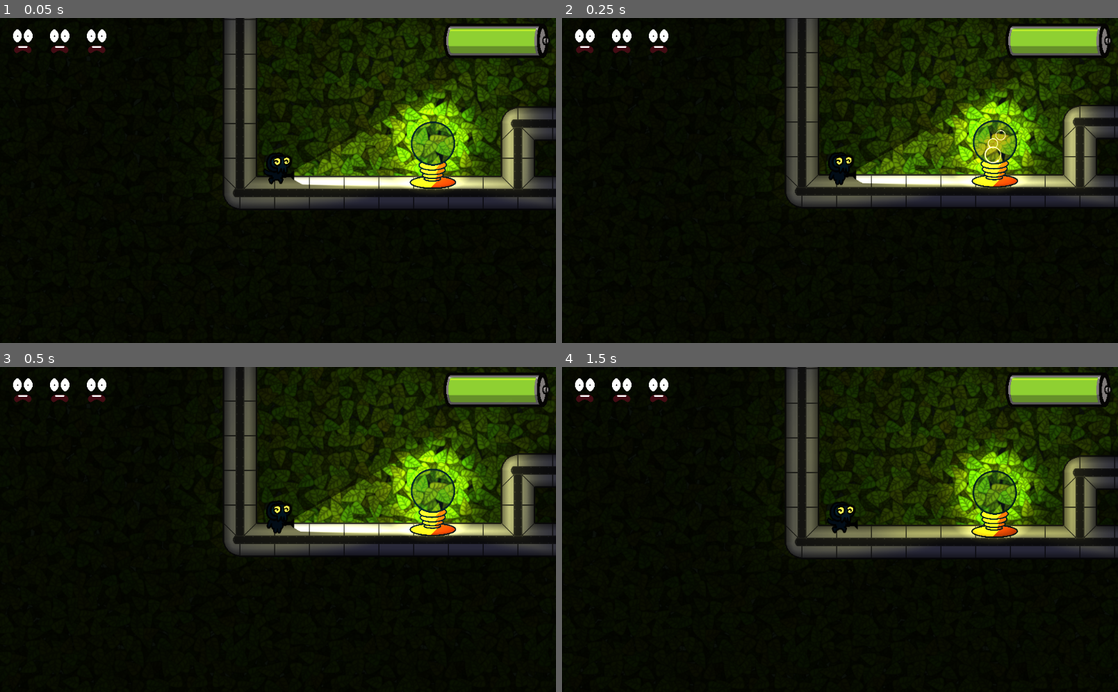
Above: before the commit, frames 1-4 (two rows, left to right).
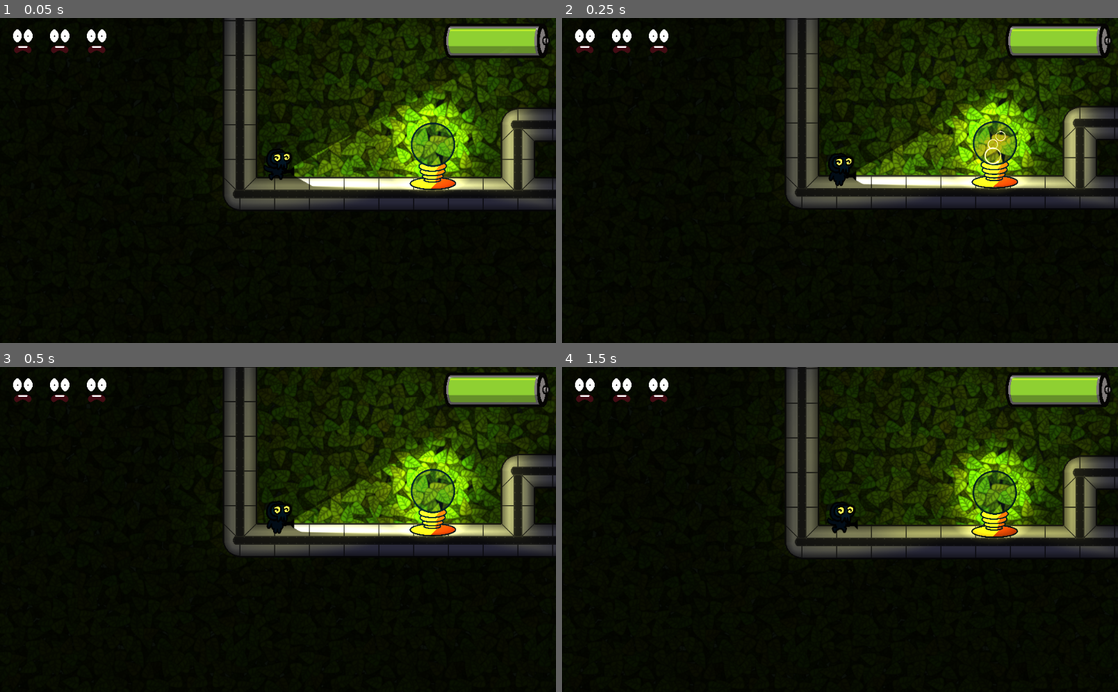
Above: after the commit, the same moments.

Repository: TeamKebab/GodotWildJam38
Game: Godot game, scene res://levels/game_levels/level_01.tscn
Same seed, same stepped clock (60 frames per second), same inputs: the game is played once before the commit and once after it. Sound files missing from this copy of the repository are replaced by a short silence.
Inputs (mouse positions are in pixels of both pictures, inside the frame that each line leads up to):
- Up to frame 1 (0.05 s): no input
- Up to frame 2 (0.25 s): no input
- Up to frame 3 (0.5 s): no input
- Up to frame 4 (1.5 s): tap Enter at 0.5 s; move the mouse to (962, 513) at 0.52 s; hold Right (ui_right) from 0.53 s (still down); tap R at 0.6, 1.35 s; click (962, 513) at 0.67 s; tap Up (ui_up) at 0.77 s; move the mouse to (728, 545) at 1.27 s

The runs differ from the first frame. In frame 1, 3.9% of the frame differs, in the area x 40-100%, y 0-59%; in frame 2, 2.9%; in frame 3, 0.9%; in frame 4, nothing differs.

Commit message:
game over screen

Diff:
--- a/src/game/game.gd
+++ b/src/game/game.gd
@@ -1,7 +1,6 @@
 extends Node
 
 signal player_lives_changed(lives)
-signal player_dead()
 
 signal battery_changed(battery)
 signal battery_out()
@@ -9,6 +8,7 @@
 enum Scene {
 	Level_01,
 	Level_02,
+	GameOver,
 }
 
 var player_lives: int setget _set_player_lives
@@ -17,10 +17,6 @@
 		return
 	player_lives = value
 	emit_signal("player_lives_changed", player_lives)
-
-	if player_lives <= 0:
-		emit_signal("player_dead")
-		restart()
 
 var max_player_lives: int = 3
 
@@ -42,6 +38,7 @@
 	scene_loader.scenes = {
 		Scene.Level_01 : "res://levels/game_levels/level_01.tscn",
 		Scene.Level_02 : "res://levels/game_levels/level_02.tscn",
+		Scene.GameOver: "res://levels/game_over/game_over.tscn"
 	}
 
 
@@ -65,5 +62,9 @@
 	go_to(Scene.Level_01)
 
 
+func game_over() -> void:
+	go_to(Scene.GameOver)
+
+
 func go_to(scene_id: int, startup_data = null) -> void:
 	scene_loader.load_scene(scene_id, startup_data)
--- /dev/null
+++ b/src/levels/game_over/game_over.gd
@@ -0,0 +1,4 @@
+extends Node2D
+
+func restart():
+	Game.restart()
--- /dev/null
+++ b/src/levels/game_over/game_over.tscn
@@ -0,0 +1,96 @@
+[gd_scene load_steps=8 format=2]
+
+[ext_resource path="res://levels/background/background.tscn" type="PackedScene" id=1]
+[ext_resource path="res://levels/game_over/eye_light.png" type="Texture" id=2]
+[ext_resource path="res://levels/game_over/eye.png" type="Texture" id=3]
+[ext_resource path="res://levels/game_over/eye_light2.png" type="Texture" id=4]
+[ext_resource path="res://levels/game_over/game_over.wav" type="AudioStream" id=5]
+[ext_resource path="res://levels/game_over/game_over.gd" type="Script" id=6]
+
+[sub_resource type="Animation" id=1]
+resource_name = "gameover"
+length = 3.6
+tracks/0/type = "bezier"
+tracks/0/path = NodePath("Eyes/SmallLight:energy")
+tracks/0/interp = 1
+tracks/0/loop_wrap = true
+tracks/0/imported = false
+tracks/0/enabled = true
+tracks/0/keys = {
+"points": PoolRealArray( 0, -0.25, 0, 0.25, 0, 1.39268, -0.179731, -0.488294, 0.228859, 2.24613, 1, -0.396237, 0.768289, 0.25, 0 ),
+"times": PoolRealArray( 0, 2.2, 3 )
+}
+tracks/1/type = "bezier"
+tracks/1/path = NodePath("Eyes/BigLight:energy")
+tracks/1/interp = 1
+tracks/1/loop_wrap = true
+tracks/1/imported = false
+tracks/1/enabled = true
+tracks/1/keys = {
+"points": PoolRealArray( 0, -0.25, 0, 0.25, 0, 1.71046, -0.232866, -0.203823, 0.23142, 0.852823, 1, -0.25, 0, 0.25, 0 ),
+"times": PoolRealArray( 0, 2.4, 3 )
+}
+tracks/2/type = "audio"
+tracks/2/path = NodePath("AudioStreamPlayer")
+tracks/2/interp = 1
+tracks/2/loop_wrap = true
+tracks/2/imported = false
+tracks/2/enabled = true
+tracks/2/keys = {
+"clips": [ {
+"end_offset": 0.0,
+"start_offset": 0.0,
+"stream": ExtResource( 5 )
+} ],
+"times": PoolRealArray( 0 )
+}
+tracks/3/type = "method"
+tracks/3/path = NodePath(".")
+tracks/3/interp = 1
+tracks/3/loop_wrap = true
+tracks/3/imported = false
+tracks/3/enabled = true
+tracks/3/keys = {
+"times": PoolRealArray( 3.6 ),
+"transitions": PoolRealArray( 1 ),
+"values": [ {
+"args": [  ],
+"method": "restart"
+} ]
+}
+
+[node name="GameOver" type="Node2D"]
+script = ExtResource( 6 )
+
+[node name="Background" parent="." instance=ExtResource( 1 )]
+modulate = Color( 0.407843, 0.345098, 0.588235, 1 )
+position = Vector2( -50, -50 )
+
+[node name="Background2" parent="." instance=ExtResource( 1 )]
+modulate = Color( 0.666667, 0.627451, 0.784314, 1 )
+position = Vector2( -60, -55 )
+
+[node name="Background3" parent="." instance=ExtResource( 1 )]
+position = Vector2( -45, -40 )
+
+[node name="CanvasModulate" type="CanvasModulate" parent="."]
+color = Color( 0.12549, 0.12549, 0.2, 1 )
+
+[node name="Eyes" type="Sprite" parent="."]
+position = Vector2( 518.925, 317.293 )
+texture = ExtResource( 3 )
+
+[node name="BigLight" type="Light2D" parent="Eyes"]
+texture = ExtResource( 2 )
+color = Color( 0.47451, 0, 0, 1 )
+
+[node name="SmallLight" type="Light2D" parent="Eyes"]
+texture = ExtResource( 4 )
+color = Color( 0.47451, 0, 0, 1 )
+
+[node name="AnimationPlayer" type="AnimationPlayer" parent="."]
+autoplay = "gameover"
+anims/gameover = SubResource( 1 )
+
+[node name="AudioStreamPlayer" type="AudioStreamPlayer" parent="."]
+stream = ExtResource( 5 )
--- /dev/null
+++ b/src/player/animations/faint.tres
@@ -0,0 +1,79 @@
+[gd_resource type="Animation" load_steps=2 format=2]
+
+[ext_resource path="res://player/land.mp3" type="AudioStream" id=2]
+
+[resource]
+resource_name = "faint"
+length = 2.0
+tracks/0/type = "value"
+tracks/0/path = NodePath("Sprite:frame")
+tracks/0/interp = 1
+tracks/0/loop_wrap = true
+tracks/0/imported = false
+tracks/0/enabled = true
+tracks/0/keys = {
+"times": PoolRealArray( 0 ),
+"transitions": PoolRealArray( 1 ),
+"update": 1,
+"values": [ 7 ]
+}
+tracks/1/type = "value"
+tracks/1/path = NodePath("LeftEye:enabled")
+tracks/1/interp = 1
+tracks/1/loop_wrap = true
+tracks/1/imported = false
+tracks/1/enabled = true
+tracks/1/keys = {
+"times": PoolRealArray( 0 ),
+"transitions": PoolRealArray( 1 ),
+"update": 1,
+"values": [ false ]
+}
+tracks/2/type = "value"
+tracks/2/path = NodePath("RightEye:enabled")
+tracks/2/interp = 1
+tracks/2/loop_wrap = true
+tracks/2/imported = false
+tracks/2/enabled = true
+tracks/2/keys = {
+"times": PoolRealArray( 0 ),
+"transitions": PoolRealArray( 1 ),
+"update": 1,
+"values": [ false ]
+}
+tracks/3/type = "bezier"
+tracks/3/path = NodePath(".:rotation_degrees")
+tracks/3/interp = 1
+tracks/3/loop_wrap = true
+tracks/3/imported = false
+tracks/3/enabled = true
+tracks/3/keys = {
+"points": PoolRealArray( 0, -0.25, 0, 0.25, 0, 92, -0.0546537, -62.368, 0.0477718, 36.5431, 90, -0.0395383, -52.1769, 0.0538231, -64.6569 ),
+"times": PoolRealArray( 0, 0.6, 0.8 )
+}
+tracks/4/type = "value"
+tracks/4/path = NodePath("Sprite:flip_h")
+tracks/4/interp = 1
+tracks/4/loop_wrap = true
+tracks/4/imported = false
+tracks/4/enabled = true
+tracks/4/keys = {
+"times": PoolRealArray( 0 ),
+"transitions": PoolRealArray( 1 ),
+"update": 1,
+"values": [ true ]
+}
+tracks/5/type = "audio"
+tracks/5/path = NodePath("ScareSound")
+tracks/5/interp = 1
+tracks/5/loop_wrap = true
+tracks/5/imported = false
+tracks/5/enabled = true
+tracks/5/keys = {
+"clips": [ {
+"end_offset": 0.0,
+"start_offset": 0.0,
+"stream": ExtResource( 2 )
+} ],
+"times": PoolRealArray( 0.6 )
+}
--- a/src/player/animations/idle.tres
+++ b/src/player/animations/idle.tres
@@ -15,3 +15,39 @@
 "update": 1,
 "values": [ 0 ]
 }
+tracks/1/type = "value"
+tracks/1/path = NodePath(".:rotation_degrees")
+tracks/1/interp = 1
+tracks/1/loop_wrap = true
+tracks/1/imported = false
+tracks/1/enabled = true
+tracks/1/keys = {
+"times": PoolRealArray( 0 ),
+"transitions": PoolRealArray( 1 ),
+"update": 0,
+"values": [ 0.0 ]
+}
+tracks/2/type = "value"
+tracks/2/path = NodePath("LeftEye:enabled")
+tracks/2/interp = 1
+tracks/2/loop_wrap = true
+tracks/2/imported = false
+tracks/2/enabled = true
+tracks/2/keys = {
+"times": PoolRealArray( 0 ),
+"transitions": PoolRealArray( 1 ),
+"update": 1,
+"values": [ true ]
+}
+tracks/3/type = "value"
+tracks/3/path = NodePath("RightEye:enabled")
+tracks/3/interp = 1
+tracks/3/loop_wrap = true
+tracks/3/imported = false
+tracks/3/enabled = true
+tracks/3/keys = {
+"times": PoolRealArray( 0 ),
+"transitions": PoolRealArray( 1 ),
+"update": 1,
+"values": [ true ]
+}
--- a/src/player/player.gd
+++ b/src/player/player.gd
@@ -10,6 +10,7 @@
 onready var animationTree = $AnimationTree
 onready var facing_direction_animation = animationTree.get("parameters/facing_direction/playback")
 onready var action_animation = animationTree.get("parameters/action/playback")
+onready var animation_player = $AnimationPlayer
 
 
 func _ready() -> void:
@@ -45,9 +46,11 @@
 
 	_set_invulnerable(true)
 
-	yield(get_tree().create_timer(invulnerability_time), "timeout")
-
-	_set_invulnerable(false)
+	if Game.player_lives > 0:
+		yield(get_tree().create_timer(invulnerability_time), "timeout")
+		_set_invulnerable(false)
+	else:
+		_faint()
 
 
 func pause() -> void:
@@ -59,5 +62,13 @@
 	set_physics_process(true)
 
 
+func _faint() -> void:
+	animationTree.active = false
+	animation_player.play("faint")
+	pause()
+	yield(animation_player, "animation_finished")
+	Game.game_over()
+
+
 func _set_invulnerable(value: bool) -> void:
 	damage_box.get_child(0).call_deferred("set_disabled", value)
--- a/src/player/player.tscn
+++ b/src/player/player.tscn
@@ -15,6 +15,7 @@
 [ext_resource path="res://player/animations/idle.tres" type="Animation" id=13]
 [ext_resource path="res://player/animations/player.tres" type="AnimationNodeBlendTree" id=14]
 [ext_resource path="res://objects/lamp/light.png" type="Texture" id=15]
+[ext_resource path="res://player/animations/faint.tres" type="Animation" id=16]
 
 [sub_resource type="CapsuleShape2D" id=1]
 radius = 14.1083
@@ -28,6 +29,7 @@
 [sub_resource type="AnimationNodeStateMachinePlayback" id=4]
 
 [node name="Player" type="KinematicBody2D"]
+rotation = 1.6057
 collision_layer = 2
 script = ExtResource( 2 )
 
@@ -35,7 +37,8 @@
 position = Vector2( 0, -25 )
 texture = ExtResource( 1 )
 flip_h = true
-hframes = 7
+hframes = 8
+frame = 7
 
 [node name="CollisionShape2D" type="CollisionShape2D" parent="."]
 visible = false
@@ -70,6 +73,7 @@
 [node name="AnimationPlayer" type="AnimationPlayer" parent="."]
 anims/face_left = ExtResource( 10 )
 anims/face_right = ExtResource( 9 )
+anims/faint = ExtResource( 16 )
 anims/fall = ExtResource( 11 )
 anims/idle = ExtResource( 13 )
 anims/walk = ExtResource( 12 )
@@ -84,6 +88,7 @@
 [node name="LeftEye" type="Light2D" parent="."]
 position = Vector2( 2.214, -36.312 )
 scale = Vector2( 0.02, 0.02 )
+enabled = false
 texture = ExtResource( 15 )
 color = Color( 0.937255, 0.929412, 0.352941, 1 )
 energy = 1.5
@@ -93,6 +98,7 @@
 [node name="RightEye" type="Light2D" parent="."]
 position = Vector2( -16.469, -37.701 )
 scale = Vector2( 0.02, 0.02 )
+enabled = false
 texture = ExtResource( 15 )
 color = Color( 0.937255, 0.929412, 0.352941, 1 )
 energy = 1.5
Binary file added: src/levels/game_over/eye.png
Not shown, added: src/levels/game_over/eye.png.import
Binary file added: src/levels/game_over/eye_light.png
Not shown, added: src/levels/game_over/eye_light.png.import
Binary file added: src/levels/game_over/eye_light2.png
Not shown, added: src/levels/game_over/eye_light2.png.import
Not shown, added: src/levels/game_over/game_over.wav.import
Binary file changed: src/player/player.png
Not shown: 1 places in src/player/player.tscn that only renumber resources
Not shown, added: assets/aseprite/gameover.aseprite
Not shown, added: src/levels/game_over/game_over.wav
